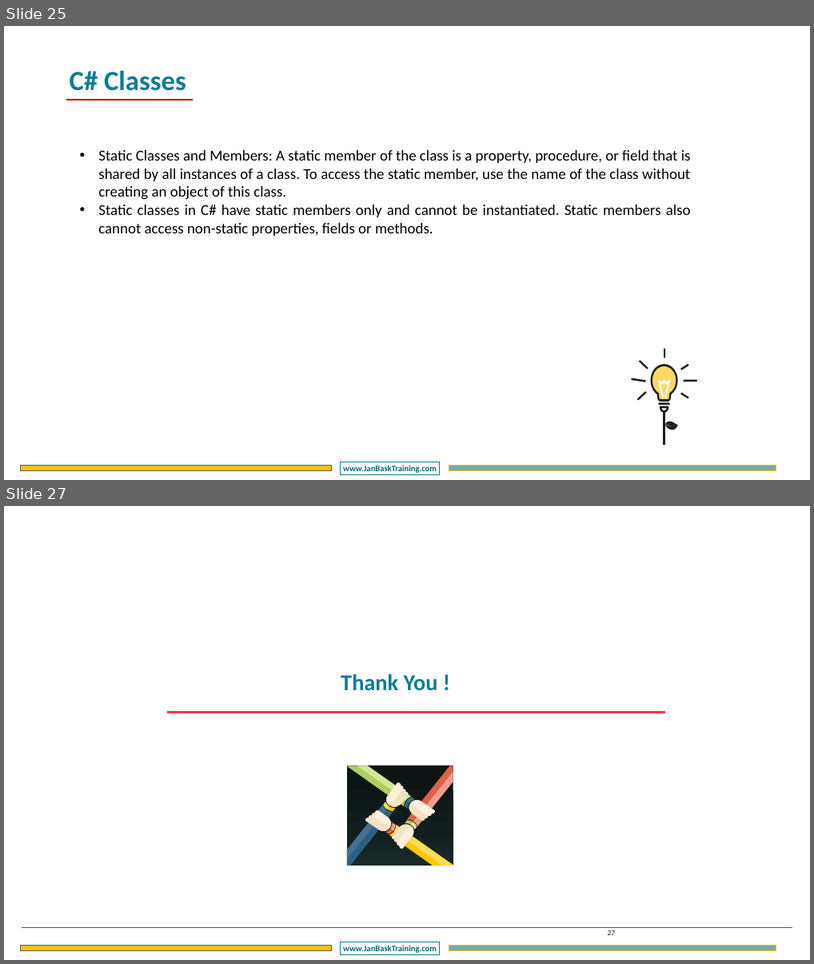
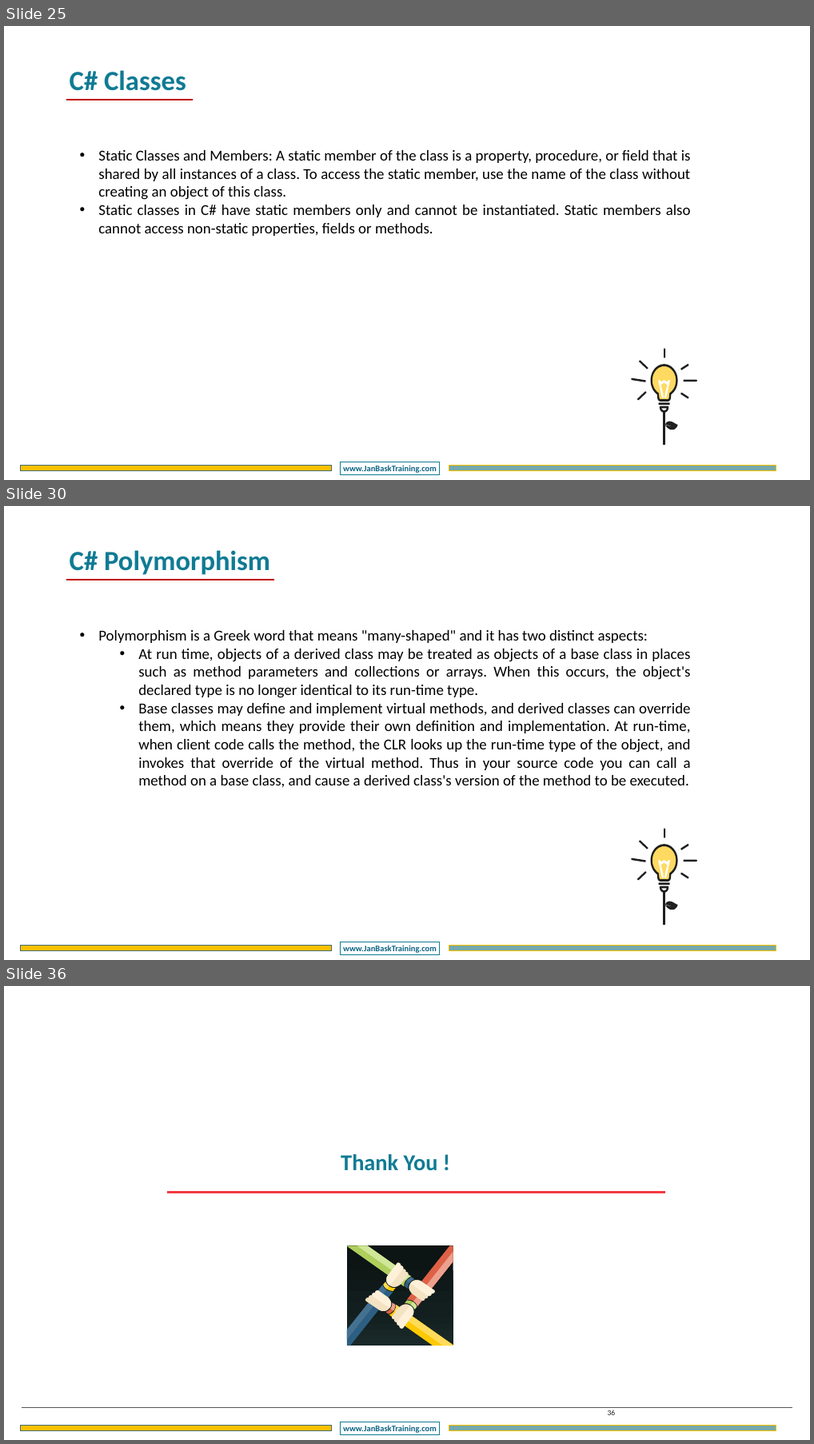
Before and after one commit to DotNetTraining/DotNetEssentials, a slide deck: slides/OOPC/OOPC - Chapter2.pptx. Shown one above the other, each under a label of ours: slides 25 and 27 before the commit, slides 25, 30 and 36 after it; the slides between them are not shown. The pictures are 814x964 and 814x1444 pixels, drawn with LibreOffice and Linux fonts; fonts in the diff are those of the drawing; background and template pictures are left out. Boxes give left, top, right and bottom in pixels: in the first picture for what was removed or moved away, otherwise in the second. Text is boxed around its words. In the diff, an @@ line names an element or a change of style, - is before the commit and + after.

```diff
--- a/slides/OOPC/OOPC - Chapter2.pptx
+++ b/slides/OOPC/OOPC - Chapter2.pptx
@@ slide 30 added at (4,506,810,960), background #FFFFFF; not listed: 3 template elements that a slide beside it also shows @@
@@ text added at (70,550,270,575), 66 pt, text #107B94, bold @@
+C# Polymorphism
@@ line added from (66, 580) to (274, 580), #C00000 4.5 pt @@
@@ text added at (98,630,691,788), 36 pt, text #000000 @@
+• Polymorphism is a Greek word that means "many-shaped" and it has two distinct aspects:
+  • At run time, objects of a derived class may be treated as objects of a base class in places such as method parameters and collections or arrays. When this occurs, the object's declared type is no longer identical to its run-time type.
+  • Base classes may define and implement virtual methods, and derived classes can override them, which means they provide their own definition and implementation. At run-time, when client code calls the method, the CLR looks up the run-time type of the object, and invokes that override of the virtual method. Thus in your source code you can call a method on a base class, and cause a derived class's version of the method to be executed.
@@ group added at (631,828,698,924): 13 freeform shapes, 1 line @@
@@ what was slide 27 is now slide 36 @@
@@ page number at (608,1409,616,1415): text changed @@
-27
+36
```
Also in this commit, not shown: 1 slide changed, 8 other slides added, 2 other files.
